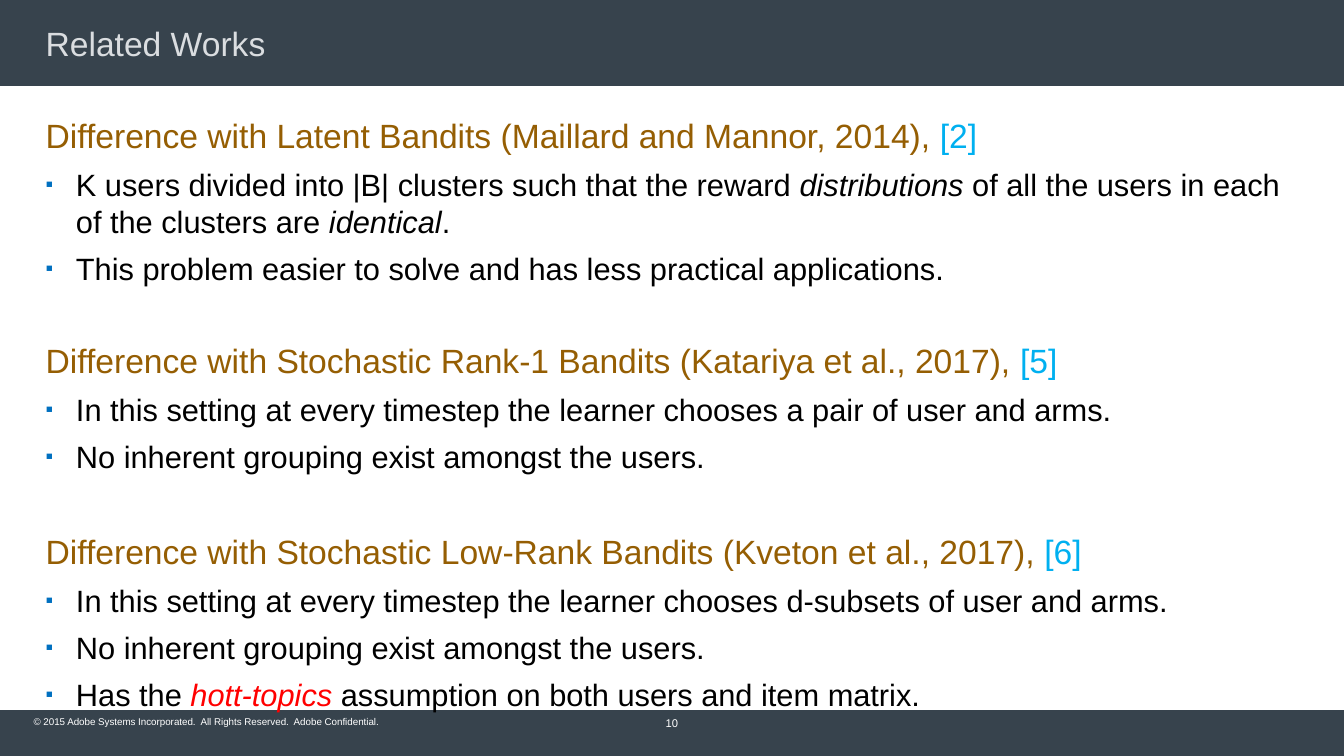
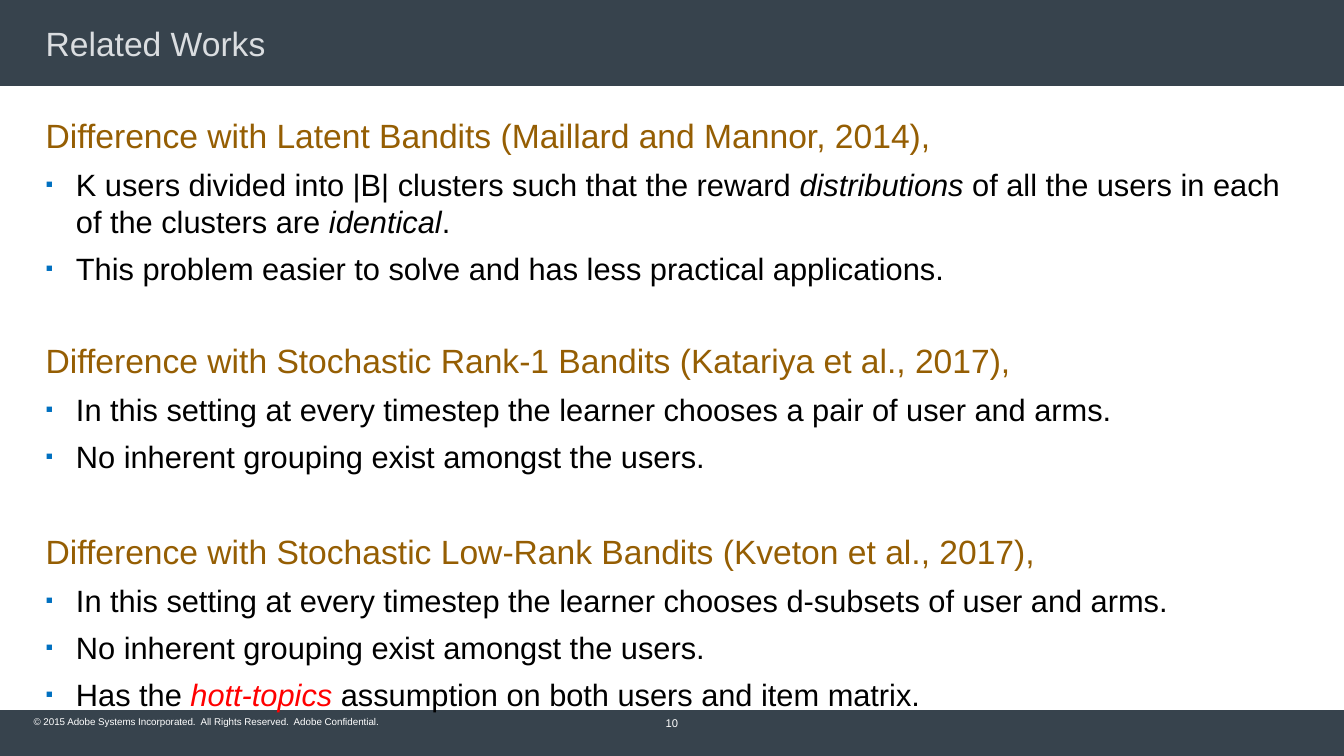
Before and after one commit to Subhojyoti/Adobe_Intern, a slide deck: slide 10 of Adobe PPT/Subho_Inception_talk.pptx. Drawn at 1344x756 pixels with LibreOffice and Linux fonts; fonts in the diff are those of the drawing; background and template pictures are left out. Boxes give left, top, right and bottom in pixels: in the first picture for what was removed or moved away, otherwise in the second. Text is boxed around its words. In the diff, an @@ line names an element or a change of style, - is before the commit and + after.

```diff
--- a/Adobe PPT/Subho_Inception_talk.pptx
+++ b/Adobe PPT/Subho_Inception_talk.pptx
@@ text at box(46, 123, 930, 155): text changed @@
-Difference with Latent Bandits (Maillard and Mannor, 2014), [2]
+Difference with Latent Bandits (Maillard and Mannor, 2014),
@@ text at box(46, 348, 1010, 380): text changed @@
-Difference with Stochastic Rank-1 Bandits (Katariya et al., 2017), [5]
+Difference with Stochastic Rank-1 Bandits (Katariya et al., 2017),
@@ text at box(46, 539, 1034, 571): text changed @@
-Difference with Stochastic Low-Rank Bandits (Kveton et al., 2017), [6]
+Difference with Stochastic Low-Rank Bandits (Kveton et al., 2017),
```
Also in this commit, not shown: 2 other slides changed, 1 other file.
